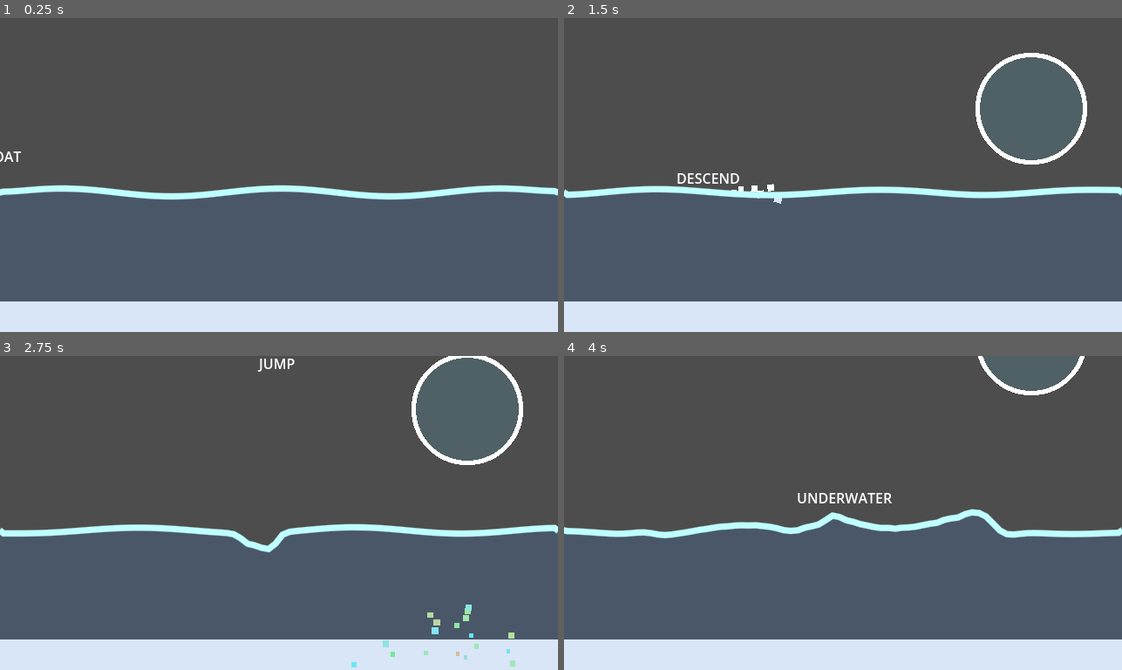
Above: before the commit, frames 1-4 (two rows, left to right).
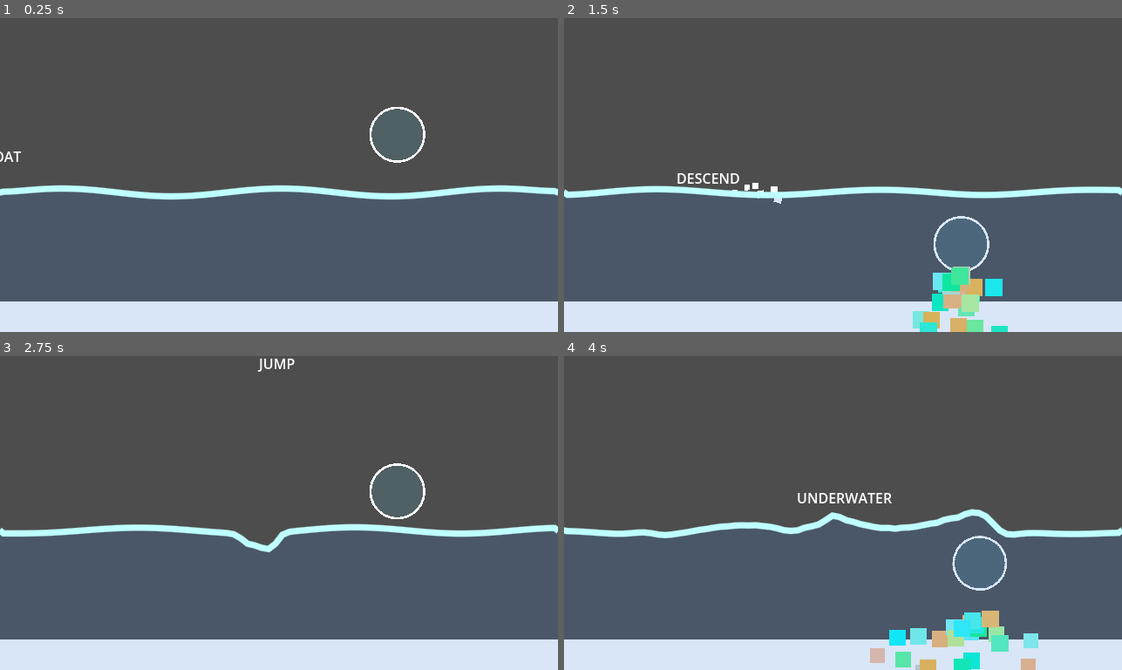
Above: after the commit, the same moments.

Repository: ron0studios/Global-Game-Jam-2025
Game: Godot game, scene res://objects/sandbox.tscn
The game is run twice, just before and just after one commit, with the same random seed, the same clock (stepped at 60 frames per second) and the same inputs. The engine's default icon, where the game draws it, is replaced by a stand-in: a white triangle on a blue panel in a dark square.
Inputs (mouse positions are in pixels of both pictures, inside the frame that each line leads up to):
- Up to frame 1 (0.25 s): no input
- Up to frame 2 (1.5 s): move the mouse to (965, 159) at 0.52 s; hold Right (ui_right) 0.53-1.28 s; hold Space (blow) 0.53-1.28 s; move the mouse to (731, 190) at 1.27 s; hold Down (ui_down) from 1.28 s (still down); tap Space (blow) at 1.35 s
- Up to frame 3 (2.75 s): move the mouse to (334, 443) at 2.02 s; release Down (ui_down) at 2.03 s; hold Right (ui_right) from 2.03 s (still down); hold Space (blow) from 2.03 s (still down)
- Up to frame 4 (4 s): move the mouse to (815, 575) at 2.77 s; release Right (ui_right) at 2.78 s; release Space (blow) at 2.78 s; hold Up (ui_up) 2.78-3.53 s; tap Space (blow) at 2.85 s; move the mouse to (1010, 560) at 3.52 s; hold Left (ui_left) from 3.53 s (still down); hold Space (blow) from 3.53 s (still down)

The runs differ from the first frame. In frame 1, 0.2% of the frame differs, in the area x 66-77%, y 28-47%; in frame 2, 3.1%, in the area x 30-94%, y 11-100%; in frame 3, 1.4%; in frame 4, 2.8%.

Commit message:
smaller bubble :(

Diff:
--- a/objects/bubble.gd
+++ b/objects/bubble.gd
@@ -5,17 +5,18 @@
 const JUMP_VELOCITY = -400.0
 var fall_speed = 150
 var prev_velocity
+var base_scale = Vector2.ONE*0.5
 signal hit
 
 func hit_floor():
 	var wobble = get_tree().create_tween().set_trans(Tween.TRANS_BOUNCE)
 	#$Sprite2D.scale = Vector2(1.2,1.2)
 	$CPUParticles2D.emitting = true
-	wobble.tween_property($Sprite2D,"scale", Vector2(1.1,1.1), 0.1)
-	wobble.tween_property($Sprite2D,"scale", Vector2(0.9,0.9), 0.1)
-	wobble.tween_property($Sprite2D,"scale", Vector2(1.05,1.05), 0.1)
-	wobble.tween_property($Sprite2D,"scale", Vector2(1,1), 0.2)
-	wobble.tween_callback(func(): $Sprite2D.scale = Vector2(1,1))
+	wobble.tween_property($Sprite2D,"scale", base_scale*1.1, 0.1)
+	wobble.tween_property($Sprite2D,"scale", base_scale*0.9, 0.1)
+	wobble.tween_property($Sprite2D,"scale", base_scale*1.05, 0.1)
+	wobble.tween_property($Sprite2D,"scale", base_scale, 0.2)
+	wobble.tween_callback(func(): $Sprite2D.scale = base_scale)
 	hit.emit()
 	pass
 
--- a/objects/bubble.tscn
+++ b/objects/bubble.tscn
@@ -7,7 +7,7 @@
 bounce = 1.0
 
 [sub_resource type="CircleShape2D" id="CircleShape2D_cju41"]
-radius = 64.0
+radius = 32.0
 
 [sub_resource type="Curve" id="Curve_wj4yo"]
 max_value = 20.0
@@ -23,7 +23,7 @@
 point_count = 2
 
 [sub_resource type="CircleShape2D" id="CircleShape2D_0dx0t"]
-radius = 72.0
+radius = 36.0
 
 [node name="bubble" type="RigidBody2D"]
 collision_layer = 2
@@ -35,13 +35,14 @@
 script = ExtResource("1_xtskb")
 
 [node name="Sprite2D" type="Sprite2D" parent="."]
+scale = Vector2(0.5, 0.5)
 texture = ExtResource("1_mdrx0")
 
 [node name="CollisionShape2D" type="CollisionShape2D" parent="."]
 shape = SubResource("CircleShape2D_cju41")
 
 [node name="CPUParticles2D" type="CPUParticles2D" parent="."]
-position = Vector2(0, 64)
+position = Vector2(0, 32)
 emitting = false
 amount = 32
 one_shot = true
--- a/objects/sandbox.tscn
+++ b/objects/sandbox.tscn
@@ -38,7 +38,7 @@
 shape = SubResource("RectangleShape2D_f2nrx")
 
 [node name="bubble" parent="." instance=ExtResource("1_0m1l4")]
-position = Vector2(536, -104)
+position = Vector2(456, 128)
 
 [node name="Player" parent="." instance=ExtResource("2_164q8")]
 
Not shown: 1 places in objects/buoyancy.tscn that only renumber resources
